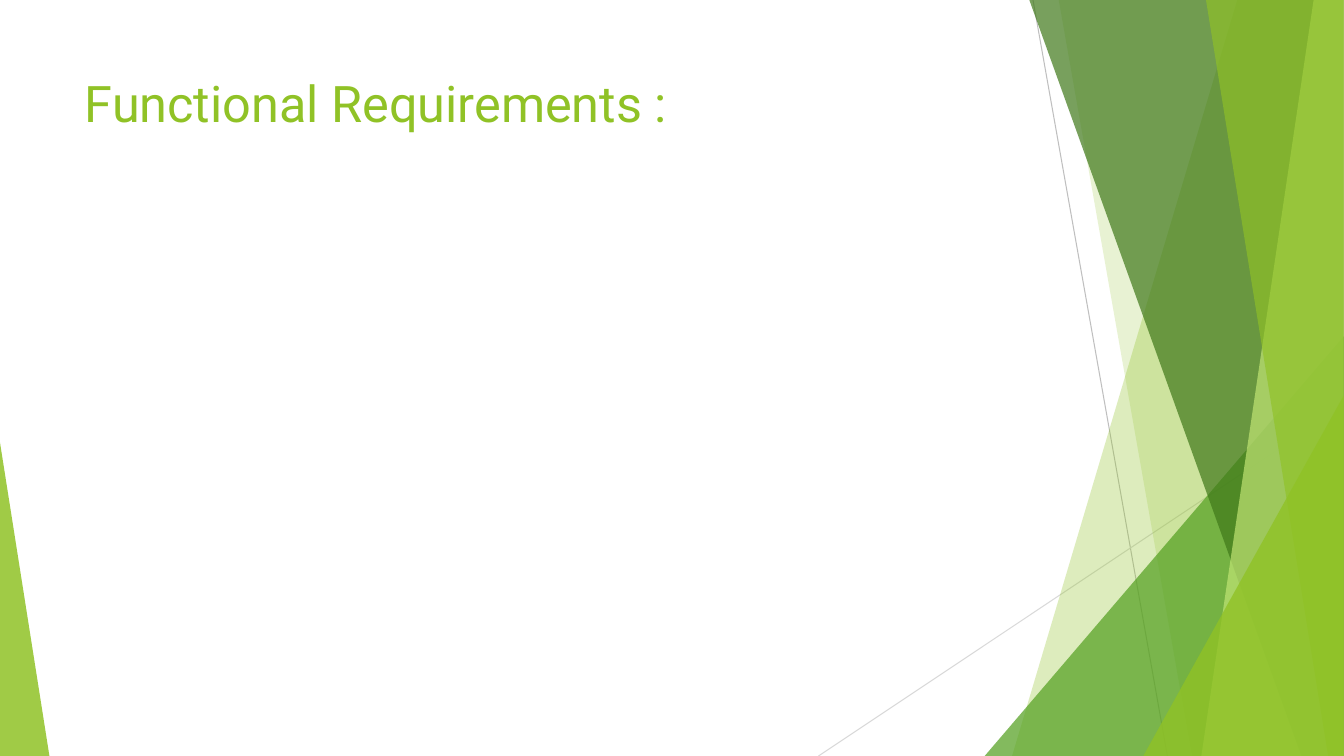
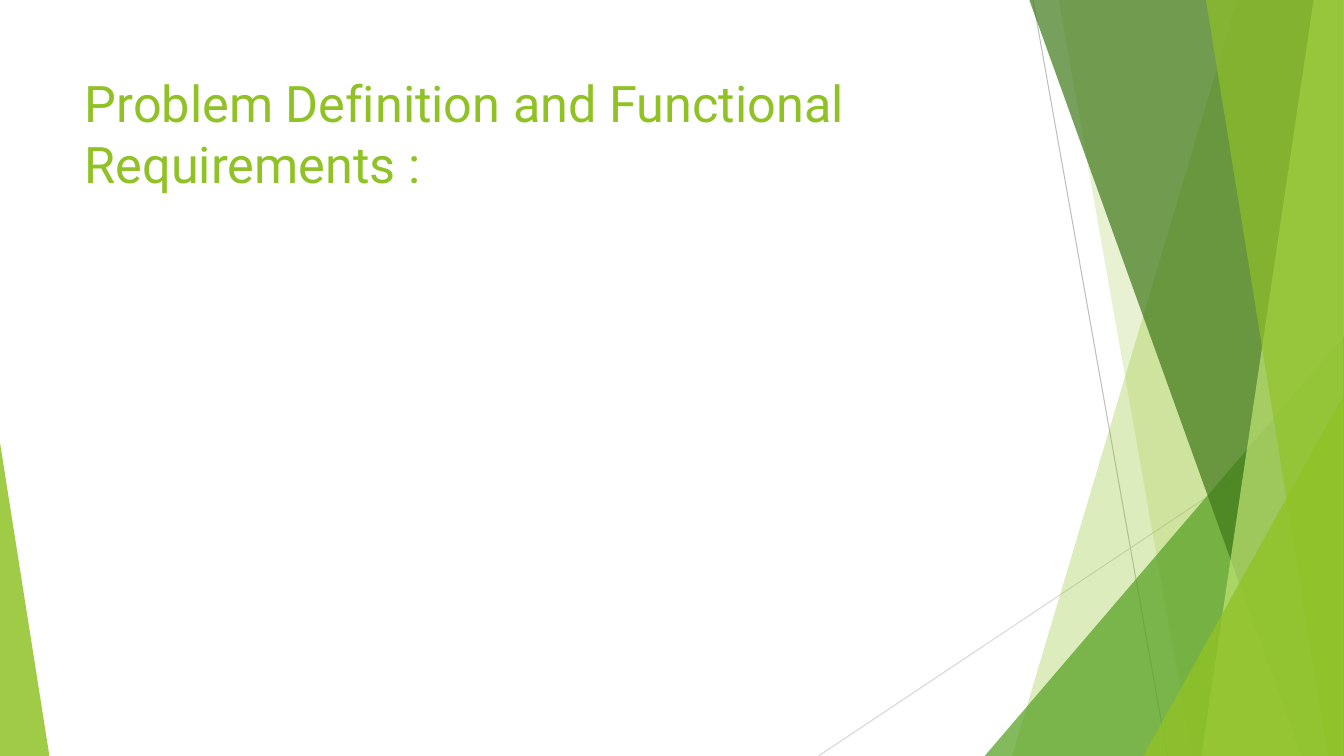
Before and after one commit to metinoxy/VTOL, a slide deck: slide 3 of Course Materials/Presentation.pptx. Drawn at 1344x756 pixels with LibreOffice and Linux fonts; fonts in the diff are those of the drawing; grey boxes stand for pictures. Boxes give left, top, right and bottom in pixels: in the first picture for what was removed or moved away, otherwise in the second. Text is boxed around its words. In the diff, an @@ line names an element or a change of style, - is before the commit and + after.

```diff
--- a/Course Materials/Presentation.pptx
+++ b/Course Materials/Presentation.pptx
@@ title at box(85, 83, 843, 194): text changed @@
-Functional Requirements :
+Problem Definition and Functional Requirements :
```
Also in this commit, not shown: 5 other slides changed, 5 slides added, 4 slides removed.
